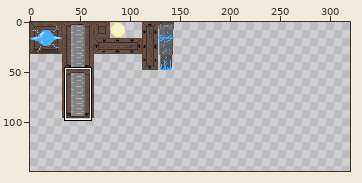
Edited in one commit: sprite sheet (assets/buildings.png). The picture above shows the old version from afar; the outline marks the close-up.
Close-up. As it was:
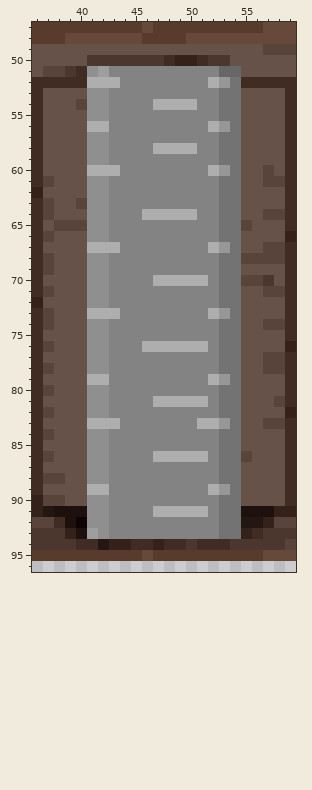
The file is 320x320 pixels. Pixels under 10% opacity are left out. Colours within 5 levels of each other are drawn and written as one. Shown: x 36..59, y 47..96. The wide view leaves out empty margins. The commit also changed other parts of the picture, which this record leaves out.
The result:
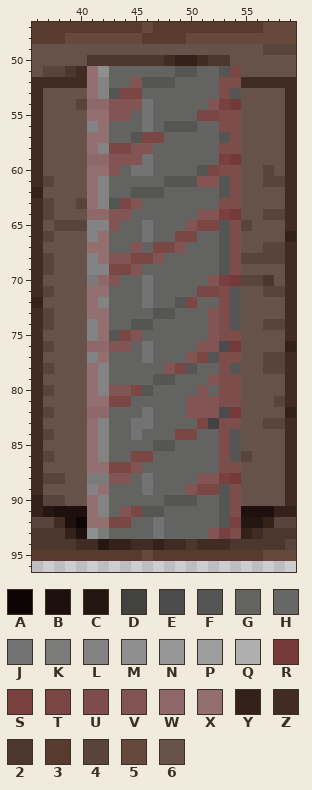
Palette (. is transparent): A #0c0504  B #1e100c  C #241711  D #424240  E #4b4b4b  F #555553  G #636361  H #676767  J #737373  K #7b7b7a  L #838383  M #8f8f8f  N #979797  P #9e9e9e  Q #aeaeae  R #743938  S #784140  T #7a4745  U #7d4d4b  V #825453  W #8f6969  X #93706f  Y #342119  Z #412c23  2 #4b372e  3 #593b2e  4 #59443b  5 #67493b  6 #675249
Change:
y 51: x 41..54 MPLLLLLLLLLLHH -> XMGGGGGGFFGGFT
y 52: x 41..54 QQQLLLLLLLLQNJ -> XLGGVFFFGGGGUU
y 53: x 41..54 MMLLLLLLLLLLJJ -> XLFTTGGGGGGGUF
y 54: x 41..54 MMLLLLQQQQLLJJ -> WWVVVJGGGGGVSR
y 55: x 41..54 MMLLLLLLLLLLJJ -> XXVVGJGGGGTTUU
y 56: x 41..54 QQLLLLLLLLLQNJ -> LXGGGJGFFFGGUU
y 57: x 41..54 MMLLLLLLLLLLJJ -> XXGGFTTGGGGGFU
y 58: x 41..54 MMLLLLQQQQLLJJ -> XLTTVVGGGGGGUU
y 59: x 41..54 MMLLLLLLLLLLJJ -> WWVVVJGGGGGGSR
y 60: x 41..54 QQQLLLLLLLLQNJ -> XXVGJJGGGGFTUU
y 61: x 41..54 MMLLLLLLLLLLJJ -> XLGGGGGFFFVVFU
y 62: x 41..54 MMLLLLLLLLLLJJ -> XLGGFFFGGGGGFU
y 63: x 41..54 MMLLLLLLLLLLJJ -> XLFTVGGGGGGGUU
y 64: x 41..54 MMLLLQQQQQLLJJ -> WWVVGGGGGGVVSR
y 65: x 41..54 MMLLLLLLLLLLJJ -> LLVGGJGGGVTTFU
y 66: x 41..54 MMLLLLLLLLLLJJ -> LXGGGJGGTTGGFU
y 67: x 41..54 QQQLLLLLLLLQNJ -> XXGGVGTTVGGGFU
y 68: x 41..54 MMLLLLLLLLLLJJ -> LXVVTTVGGGGGFU
y 69: x 41..54 MMLLLLLLLLLLJJ -> LLTTVGGGGGGGFU
y 70: x 41..54 MMLLLLQQQQQLJJ -> KWVGGJGGGGGVSR
y 71: x 41..54 MMLLLLLLLLLLJJ -> XXGGGJGGGGTTUF
y 72: x 41..54 MMLLLLLLLLLLJJ -> XLGGGJGGFTGGUF
y 73: x 41..54 QQQLLLLLLLLQNJ -> XXGGGGFFGGGVUF
y 74: x 41..54 MMLLLLLLLLLLJJ -> LXGGFFGGGGGVUF
y 75: x 41..54 MMLLLLLLLLLLJJ -> LXFTVGGGGGGVUU
y 76: x 41..54 MMLLLQQQQQQLJJ -> WWVVGJGGGGVVER
y 77: x 41..54 MMLLLLLLLLLLJJ -> LXGGGJGGGVTFUU
y 78: x 41..54 MMLLLLLLLLLLJJ -> XLGGGGGVTFGGUF
y 79: x 41..54 QQLLLLLLLLLQNJ -> XLGGGGFFGGGVUU
y 80: x 41..54 MMLLLLLLLLLLJJ -> XLVVTFGGGGVGUU
y 81: x 41..54 MMLLLLQQQQQLJJ -> XXTTGGGGGVVVUU
y 82: x 41..54 MMLLLLLLLLLLJJ -> WWGGGJGGGVVVER
y 83: x 41..54 QQQLLLLLLLQQNJ -> XLGGJJGGGGTDUU
y 84: x 41..54 MMLLLLLLLLLLJJ -> XLGGJGGGTTGGUF
y 85: x 41..54 MMLLLLLLLLLLJJ -> XLGGGGFFGGGGUF
y 86: x 41..54 MMLLLLQQQQQLJJ -> XLGGTTGGGGGGUF
y 87: x 41..54 MMLLLLLLLLLLJJ -> XXTTVGGGGGGGUU
y 88: x 41..54 MMLLLLLLLLLLJJ -> KKVVGJGGGGVVSR
y 89: x 41..54 QQLLLLLLLLLQNJ -> LXGGGJGGGVTTFU
y 90: x 41..54 MMLLLLLLLLLLJJ -> XLGGGGGFFFGGFU
y 91: x 41..54 MMLLLLQQQQQLJJ -> XLGVTFFGGGGGFU
y 92: x 41..54 MMLLLLLLLLLLJJ -> XXTTGGJGGGGGFS
y 93: x 41..54 PMLLLLLLLLLLJJ -> MKGGGGJGGGGVSU
